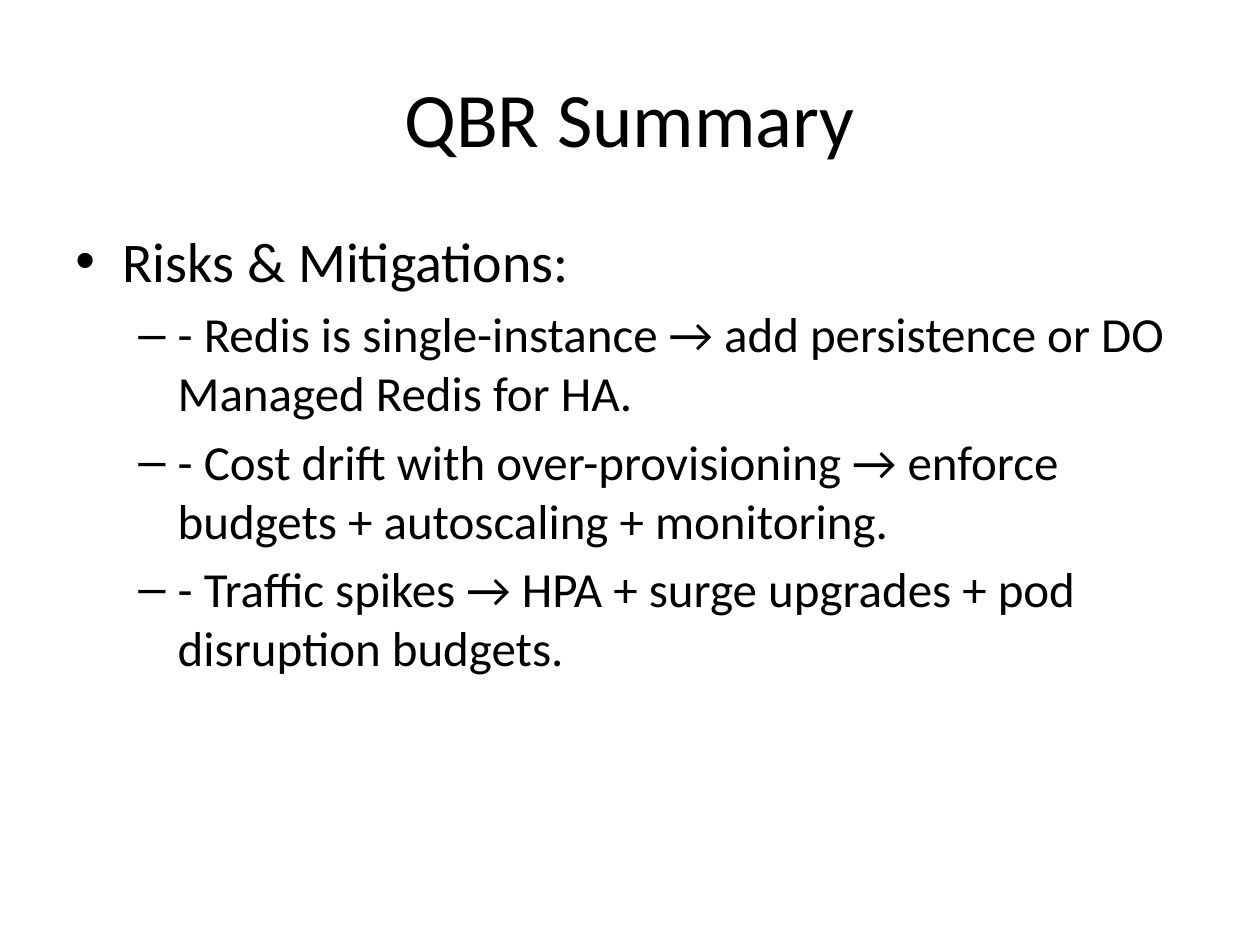
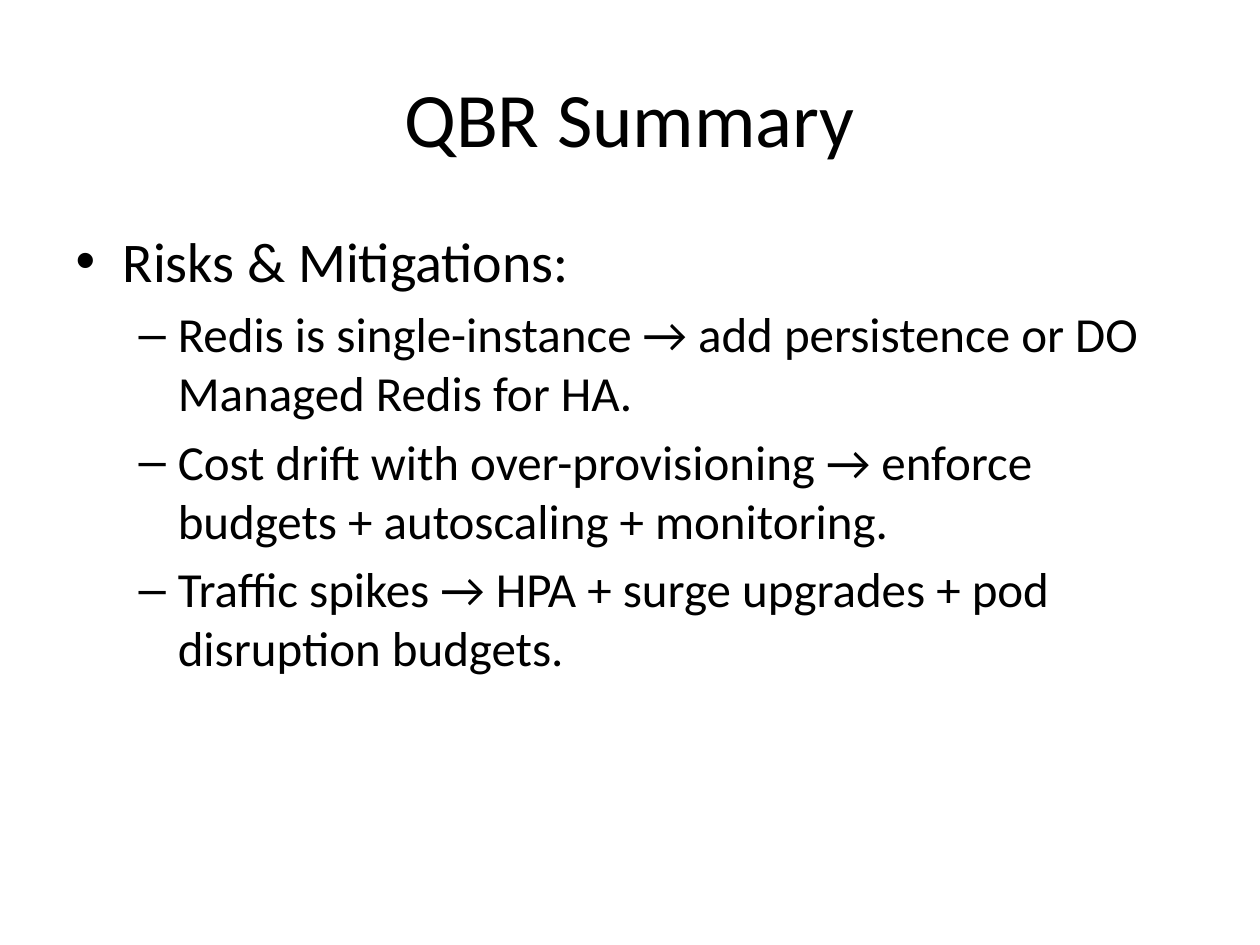
Before and after one commit to qf-devops/do-doks-saas, a slide deck: slide 6 of DOKS-SaaS-Deliverable.pptx. Drawn at 1260x945 pixels with LibreOffice and Linux fonts; fonts in the diff are those of the drawing. Boxes give left, top, right and bottom in pixels: in the first picture for what was removed or moved away, otherwise in the second. Text is boxed around its words. In the diff, an @@ line names an element or a change of style, - is before the commit and + after.

```diff
--- a/DOKS-SaaS-Deliverable.pptx
+++ b/DOKS-SaaS-Deliverable.pptx
@@ text at [178,318,1138,675]: text changed @@
-  – - Redis is single-instance → add persistence or DO Managed Redis for HA.
-  – - Cost drift with over-provisioning → enforce budgets + autoscaling + monitoring.
-  – - Traffic spikes → HPA + surge upgrades + pod disruption budgets.
+  – Redis is single-instance → add persistence or DO Managed Redis for HA.
+  – Cost drift with over-provisioning → enforce budgets + autoscaling + monitoring.
+  – Traffic spikes → HPA + surge upgrades + pod disruption budgets.
```
Also in this commit, not shown: 3 other slides changed.
